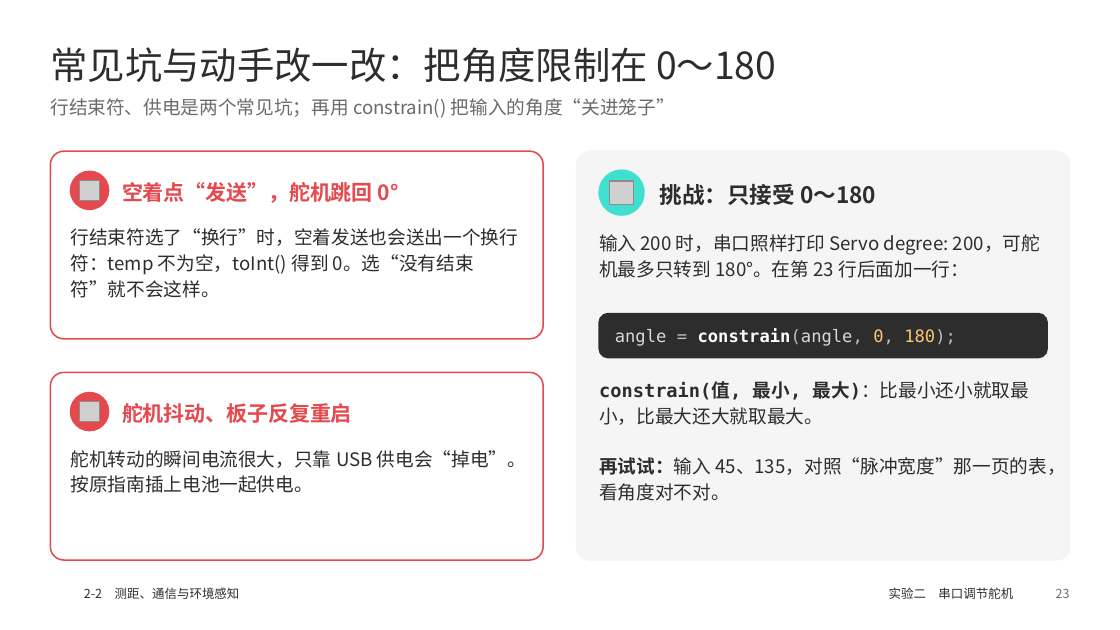
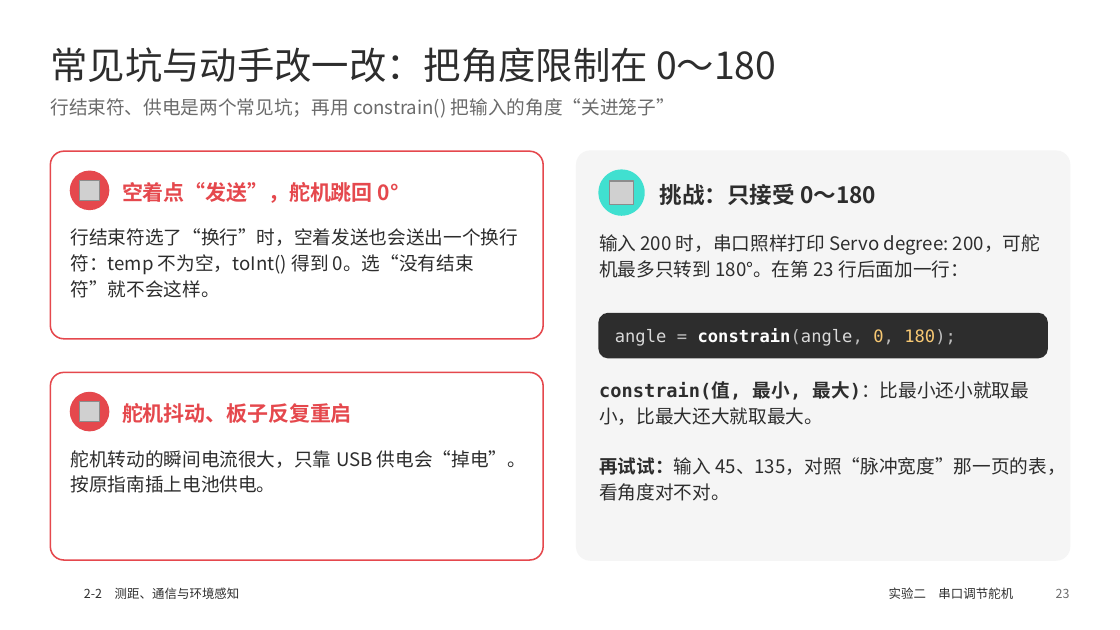
Before and after one commit to memoryzm214/Ericzm214, a slide deck: slide 23 of arduino-ppt/output/2-2_超声波_串口舵机_红外避障_温湿度.pptx. Drawn at 1120x630 pixels with LibreOffice and Linux fonts; fonts in the diff are those of the drawing; grey boxes stand for pictures; background and template pictures are left out. Boxes give left, top, right and bottom in pixels: in the first picture for what was removed or moved away, otherwise in the second. Text is boxed around its words. In the diff, an @@ line names an element or a change of style, - is before the commit and + after.

```diff
--- a/arduino-ppt/output/2-2_超声波_串口舵机_红外避障_温湿度.pptx
+++ b/arduino-ppt/output/2-2_超声波_串口舵机_红外避障_温湿度.pptx
@@ text at (71,450,526,493): text changed @@
-舵机转动的瞬间电流很大，只靠 USB 供电会“掉电”。按原指南插上电池一起供电。
+舵机转动的瞬间电流很大，只靠 USB 供电会“掉电”。按原指南插上电池供电。
```
Also in this commit, not shown: 2 other slides changed, 14 other files.
